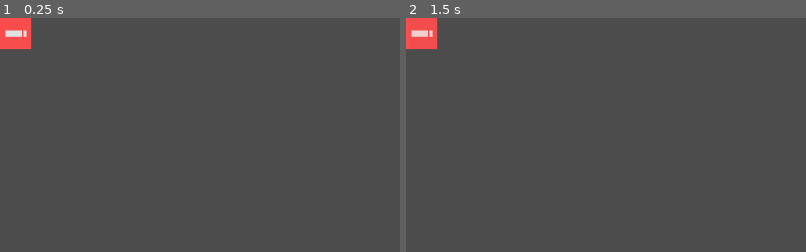
Above: before the commit, frames 1-2 (left to right).
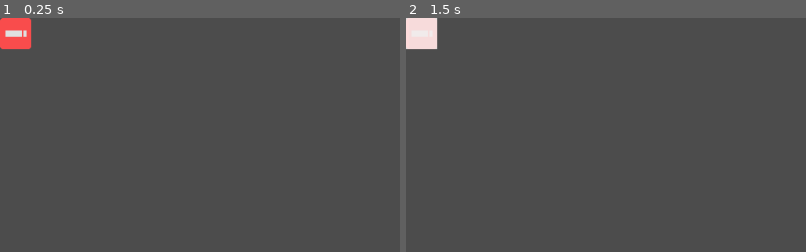
Above: after the commit, the same moments.

Repository: vmjcv/godot_game
Game: Godot game, scene res://scene/long_click_button.tscn
Two runs of this game, one before a commit and one after it. Both use one fixed random seed, a clock stepped at 60 frames per second and the inputs below. The project has no main scene, so this scene is started directly.
Inputs:
- Up to frame 1 (0.25 s): no input
- Up to frame 2 (1.5 s): click "over" at 0.5 s; click "over" at 1.25 s
The pictures show only the part of the screen within x 0-50%, y 0-50%; the shares and areas given below are measured in that part.

The runs differ from the first frame. In frame 1, less than 0.1% of the frame differs, in the area x 0-8%, y 0-14%; in frame 2, 1.1%.

Commit message:
add

Diff:
--- a/button_demo/game/scene/long_click_button.tscn
+++ b/button_demo/game/scene/long_click_button.tscn
@@ -1,18 +1,22 @@
-[gd_scene load_steps=3 format=2]
+[gd_scene load_steps=4 format=2]
 
 [ext_resource path="res://script/long_click_button.gd" type="Script" id=1]
+[ext_resource path="res://shader/long_click_button.tres" type="Material" id=2]
 
 [sub_resource type="StyleBoxFlat" id=1]
 bg_color = Color( 0.980392, 0.301961, 0.301961, 1 )
+corner_radius_top_left = 5
+corner_radius_top_right = 5
+corner_radius_bottom_right = 5
+corner_radius_bottom_left = 5
 
 [node name="TextureButton" type="Button"]
+material = ExtResource( 2 )
 margin_right = 40.0
 margin_bottom = 40.0
 rect_clip_content = true
 custom_styles/hover = SubResource( 1 )
 custom_styles/pressed = SubResource( 1 )
-custom_styles/focus = SubResource( 1 )
-custom_styles/disabled = SubResource( 1 )
 custom_styles/normal = SubResource( 1 )
 text = "over"
 expand_icon = true
--- a/button_demo/game/script/long_click_button.gd
+++ b/button_demo/game/script/long_click_button.gd
@@ -5,8 +5,8 @@
 export (float, 0.1, 50.0, 0.1) var click_duration_threshold = 25.0
 onready var canva_material = CANVA_MATERIAL_SCENE.duplicate(true)
 
-signal long_pressed()
-signal long_released()
+signal long_pressed
+signal long_released
 
 var __signal_sent = false
 var __current_duration = 0
@@ -63,3 +63,4 @@
 
 	var value = 1.0 - nearest_po2_decimal(__current_duration / click_duration_threshold, 0.0, 1.0)
 	canva_material.set_shader_param("loading", value)
+	print(value)
--- a/button_demo/game/shader/long_click_button.tres
+++ b/button_demo/game/shader/long_click_button.tres
@@ -2,7 +2,7 @@
 
 [sub_resource type="Shader" id=1]
 code = "shader_type canvas_item;
-
+render_mode blend_disabled;
 uniform float loading = 1.0;
 uniform float alpha = 0.8;
 
